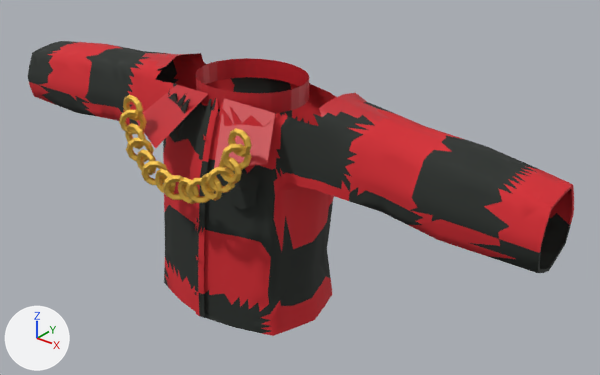
Two versions of the glTF model assets/shirts/glb/16_Grisaldi_Check.glb, one commit apart.
Camera for both pictures: a 50 mm camera at (2.06, -2.28, 3.51) aimed at (0.18, 0.07, 2.06). The lights are fixed; the arrows at lower left show +X, +Y and +Z. The first picture is the older version. Vertices at exactly the same position are counted once.

Objects in the first picture: 'Grisaldi_Check_Shirt'.
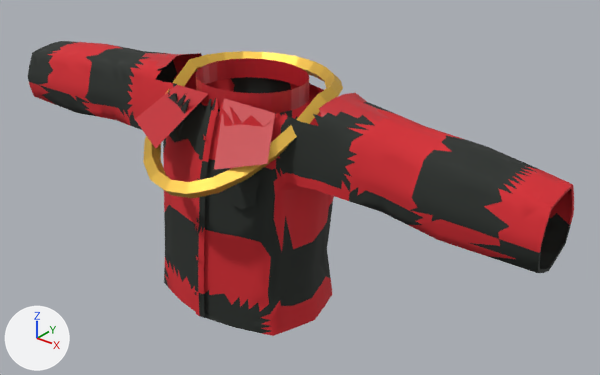
Changed parts and their boxes [x1, y1, x2, y2] in the pictures (600 x 375 px; the box of a moved part takes in the faces that stretch with it):
part 1 of me_09_ivory_oxford_mesh_003, deleted
    before: [119, 95, 242, 204]
part 2 of me_09_ivory_oxford_mesh_003, moved or reshaped
    before: [221, 128, 252, 171]
    after: [143, 51, 343, 198]

The change, as a diff of the scene's bpy script:
```diff
--- a/assets/shirts/glb/16_Grisaldi_Check.glb.py
+++ b/assets/shirts/glb/16_Grisaldi_Check.glb.py
@@ me_09_ivory_oxford_mesh_003 @@
 # used by ob_grisaldi_check_shirt; location = (0.0, 0.0, 0.0)
-me_09_ivory_oxford_mesh_003.from_pydata(...)  # 3291 vertices, 6113 faces; spans x -1.27..1.27, y -0.46..0.24, z 1.58..2.51
+me_09_ivory_oxford_mesh_003.from_pydata(...)  # 2637 vertices, 4805 faces; spans x -1.27..1.27, y -0.48..0.32, z 1.58..2.51
+# me_09_ivory_oxford_mesh_003 part 1: 13 loose pieces with 650 vertices, spanning x -0.32..0.3, y -0.46..-0.35, z 2.14..2.47, are deleted
+# me_09_ivory_oxford_mesh_003 part 2
+# 47 vertices are removed from x 0.22..0.32, y -0.42..-0.35, z 2.33..2.46
+# 180 faces are deleted
+# 53 vertices move from x 0.22..0.31, y -0.42..-0.35, z 2.32..2.47 to x -0.35..0.35, y -0.45..0.25, z 2.17..2.51
+# 43 vertices are added at x -0.36..0.36, y -0.48..0.32, z 2.2..2.51
+# 172 new faces join them, mat_grisaldi_gold_chain (yellow #eabd50)
 me_09_ivory_oxford_mesh_003.materials.append(mat_grisaldi_tomato_red_checks)
```
